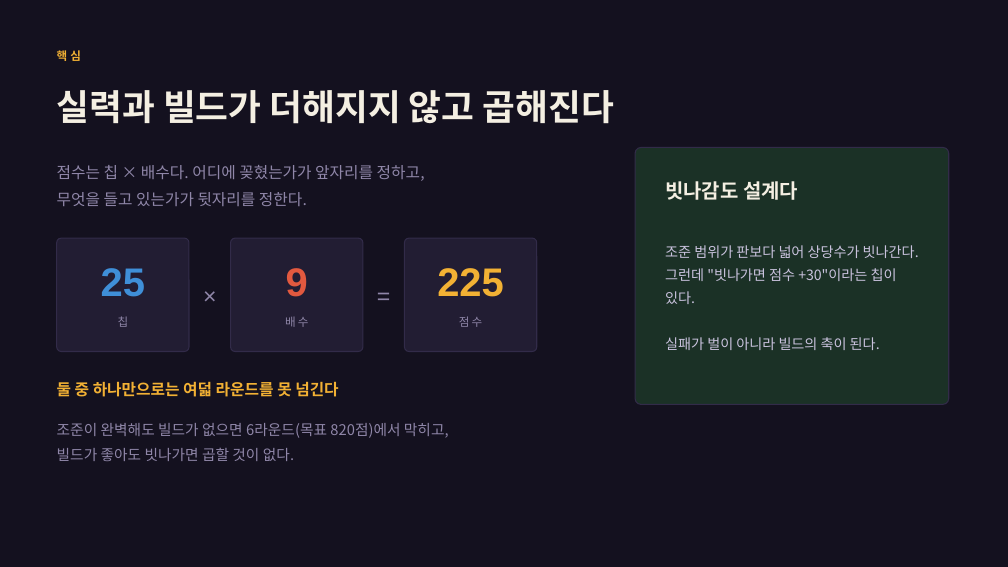
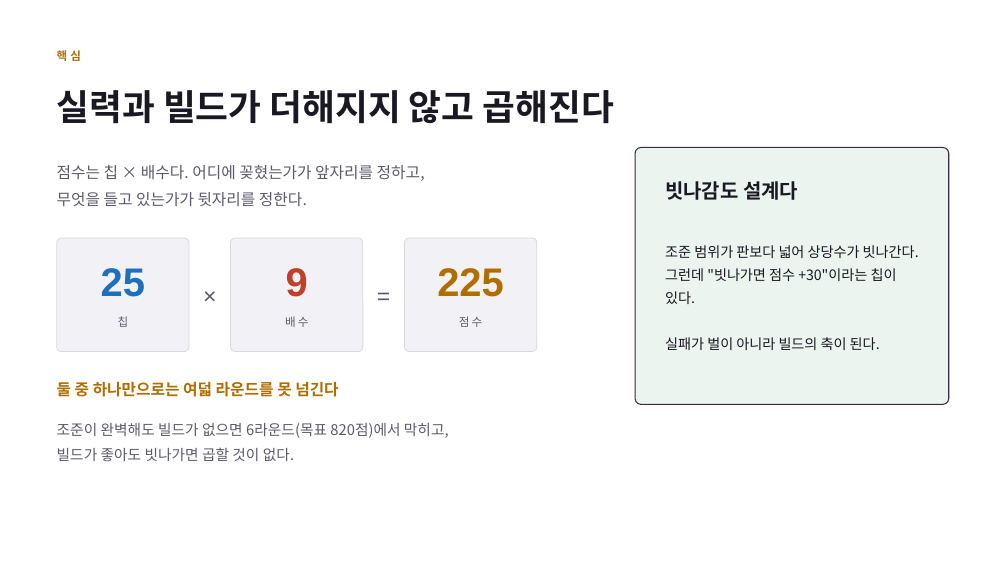
Before and after one commit to GGbong69/test-03, a slide deck: slide 2 of docs/기획서.pptx. Drawn at 1008x567 pixels with LibreOffice and Linux fonts; fonts in the diff are those of the drawing. Boxes give left, top, right and bottom in pixels: in the first picture for what was removed or moved away, otherwise in the second. Text is boxed around its words. In the diff, an @@ line names an element or a change of style, - is before the commit and + after.

```diff
--- a/docs/기획서.pptx
+++ b/docs/기획서.pptx
@@ background #14111F to #FFFFFF @@
@@ text "실력과 빌드가 더해지지 않고 곱해진다" at (x1=57, y1=90, x2=614, y2=124): text colour #F4EFE2 to #1A1822 @@
@@ rounded rectangle at (x1=635, y1=147, x2=949, y2=405): fill #1B3126 to #EBF4EF @@
@@ text "빗나감도 설계다" at (x1=665, y1=181, x2=798, y2=200): text colour #F4EFE2 to #1A1822 @@
@@ text colour #8F86A8 to #5E5A6B in 7 elements at (x1=57, y1=165, x2=425, y2=206), (x1=118, y1=316, x2=129, y2=327), (x1=285, y1=316, x2=308, y2=327), (x1=459, y1=316, x2=482, y2=327), (x1=57, y1=423, x2=449, y2=461), (x1=189, y1=238, x2=231, y2=352), (x1=363, y1=238, x2=405, y2=352) @@
@@ fill #221D33 to #F2F1F5; outline #322B49 1 pt to #D9D7E0 0.75 pt in 3 elements at (x1=57, y1=238, x2=189, y2=352), (x1=231, y1=238, x2=363, y2=352), (x1=405, y1=238, x2=537, y2=352) @@
@@ text "조준 범위가 판보다 넓어 상당수가 ..." at (x1=665, y1=245, x2=919, y2=350): text colour #C9C2DD to #1A1822 @@
@@ text "25" at (x1=101, y1=268, x2=145, y2=297): text colour #3F8FD8 to #1F6FBF @@
@@ text "9" at (x1=286, y1=268, x2=308, y2=297): text colour #E2593F to #C0402A @@
@@ text colour #F2B134 to #B06E00 in 3 elements at (x1=57, y1=50, x2=81, y2=61), (x1=437, y1=268, x2=504, y2=297), (x1=57, y1=379, x2=338, y2=400) @@
```
Also in this commit, not shown: 10 other slides changed, 3 slides added, 5 other files.
